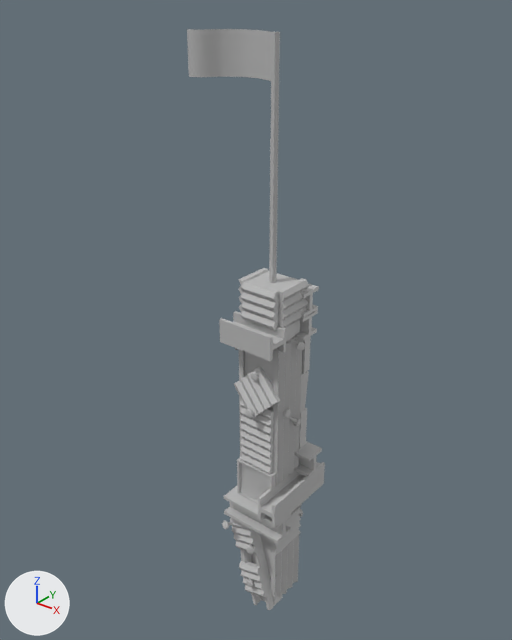
An edit to the FBX model Seekers/Assets/Car/Meshes/FinishLine_01.fbx, drawn before and after from the same camera.
Both versions are drawn from a camera (50 mm lens) standing at (9.69, -12.85, 16.75) and looking at (-0.8, 0.26, 8.62). The axes (+X, +Y, +Z) are drawn at lower left. The lights are the same throughout. Where no turn or scale is listed for an object, it has been applied to the vertices. Vertices at the same position are counted once.

Names of what the first picture shows: 'Pole_01'.
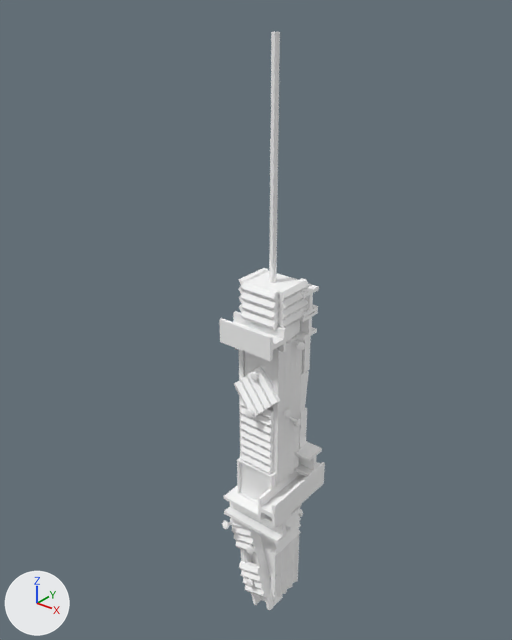
The newer file is also rescaled (x2.0) as a whole; pictures and numbers use the older file's frame.

What differs and where, as boxes (x1, y1, x2, y2) in the pictures (512 x 640 px):
'Pole_01', recoloured, reshaped (grey to white, 23% narrower)
    before: (187, 29, 325, 610)
    after: (219, 32, 325, 610)
part 1 of me_mesh, deleted
    before: (187, 29, 271, 81)

Edits to the bpy script that builds the scene:
```text
Change mat_lambert1:
    mat_lambert1.base_color: (0.5, 0.5, 0.5) -> (1.0, 1.0, 1.0)  # grey #bcbcbc -> white #ffffff
Change me_mesh:
    used by ob_pole_01; location = (0.0, 0.0, 0.0)
    remove me_mesh.from_pydata(...)  # 1721 vertices, 1528 faces; spans x -2.1..1.0, y -1.3..1.2, z -0.2..15.7
    add me_mesh.from_pydata(...)  # 1680 vertices, 1508 faces; spans x -1.3..1.0, y -1.3..1.2, z -0.2..15.7
    me_mesh part 1
    41 vertices are removed from x -2.1..-0.1, y -0.6..0.2, z 14.7..15.7
    20 faces are deleted
```
